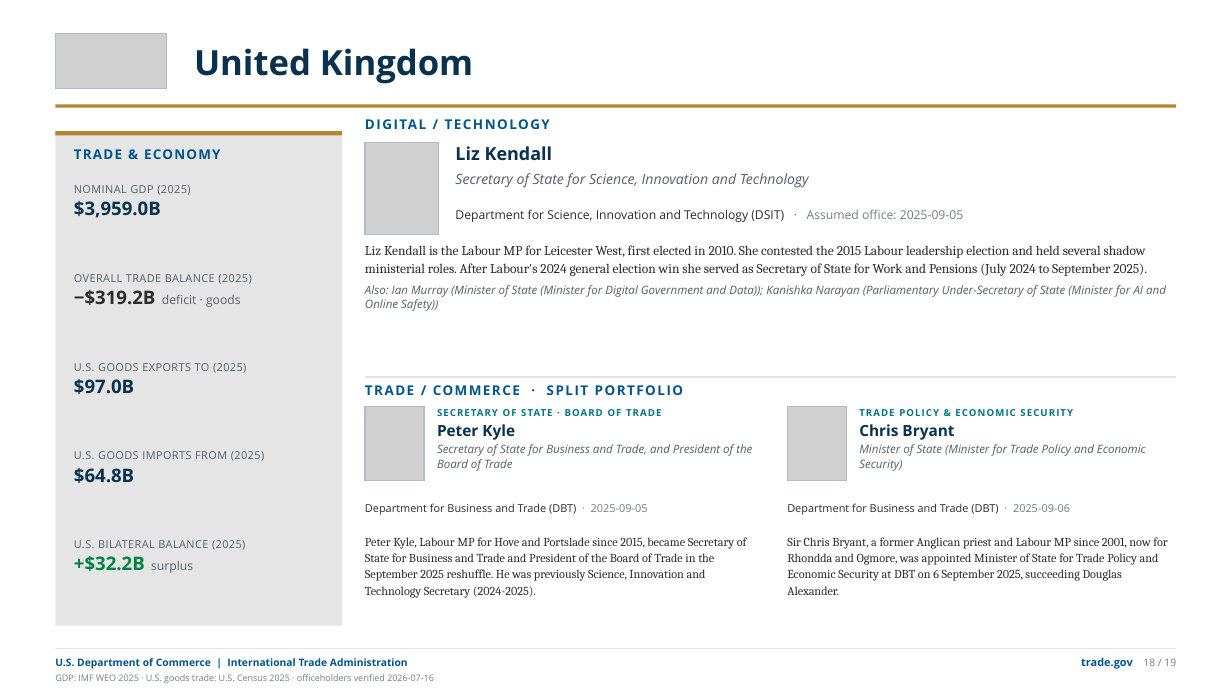
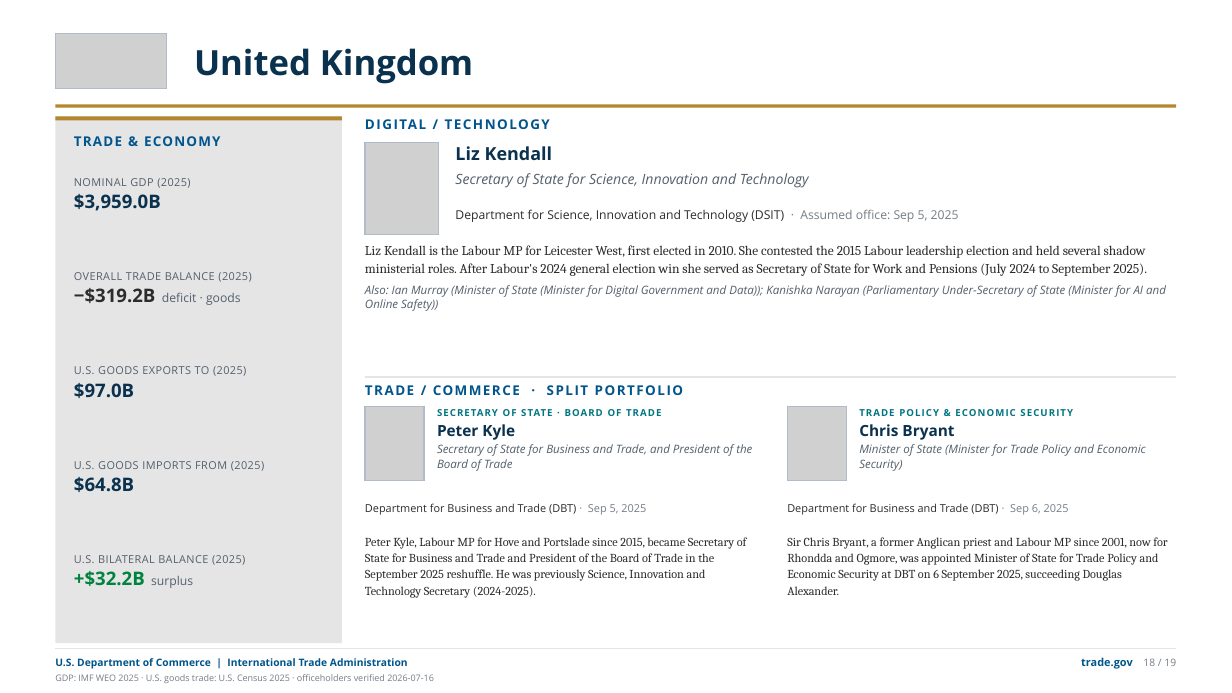
Before and after one commit to jsilbs18-cloud/Photo, a slide deck: slide 21 of output/g20-ministers-trade-deck.pptx (slide 22 before the commit). Drawn at 1232x693 pixels with LibreOffice and Linux fonts; fonts in the diff are those of the drawing; grey boxes stand for pictures. Boxes give left, top, right and bottom in pixels: in the first picture for what was removed or moved away, otherwise in the second. Text is boxed around its words. In the diff, an @@ line names an element or a change of style, - is before the commit and + after.

```diff
--- a/output/g20-ministers-trade-deck.pptx
+++ b/output/g20-ministers-trade-deck.pptx
@@ rectangle: place and size @@
-rectangle at [55,131,342,135]
+rectangle at [55,116,342,120]
@@ rectangle: place and size @@
-rectangle at [55,131,342,626]
+rectangle at [55,116,342,643]
@@ text "TRADE & ECONOMY": place and size @@
-text "TRADE & ECONOMY" at [74,149,220,159]
+text "TRADE & ECONOMY" at [74,136,220,146]
@@ text "NOMINAL GDP (2025)": place and size @@
-text "NOMINAL GDP (2025)" at [74,185,190,218]
+text "NOMINAL GDP (2025)" at [74,178,190,211]
@@ text at [455,209,959,222]: text changed @@
-Department for Science, Innovation and Technology (DSIT) · Assumed office: 2025-09-05
+Department for Science, Innovation and Technology (DSIT) · Assumed office: Sep 5, 2025
@@ text "U.S. GOODS EXPORTS TO (2025)": place and size @@
-text "U.S. GOODS EXPORTS TO (2025)" at [74,363,246,394]
+text "U.S. GOODS EXPORTS TO (2025)" at [74,366,246,398]
@@ text "U.S. GOODS IMPORTS FROM (2025)": place and size @@
-text "U.S. GOODS IMPORTS FROM (2025)" at [74,451,264,483]
+text "U.S. GOODS IMPORTS FROM (2025)" at [74,461,264,492]
@@ text at [365,503,646,515]: text changed @@
-Department for Business and Trade (DBT) · 2025-09-05
+Department for Business and Trade (DBT) · Sep 5, 2025
@@ text at [787,503,1069,515]: text changed @@
-Department for Business and Trade (DBT) · 2025-09-06
+Department for Business and Trade (DBT) · Sep 6, 2025
@@ text "U.S. BILATERAL BALANCE (2025)": place and size @@
-text "U.S. BILATERAL BALANCE (2025)" at [74,540,245,573]
+text "U.S. BILATERAL BALANCE (2025)" at [74,555,245,588]
```
Also in this commit, not shown: 22 other slides changed, 1 slide removed, 39 other files.
